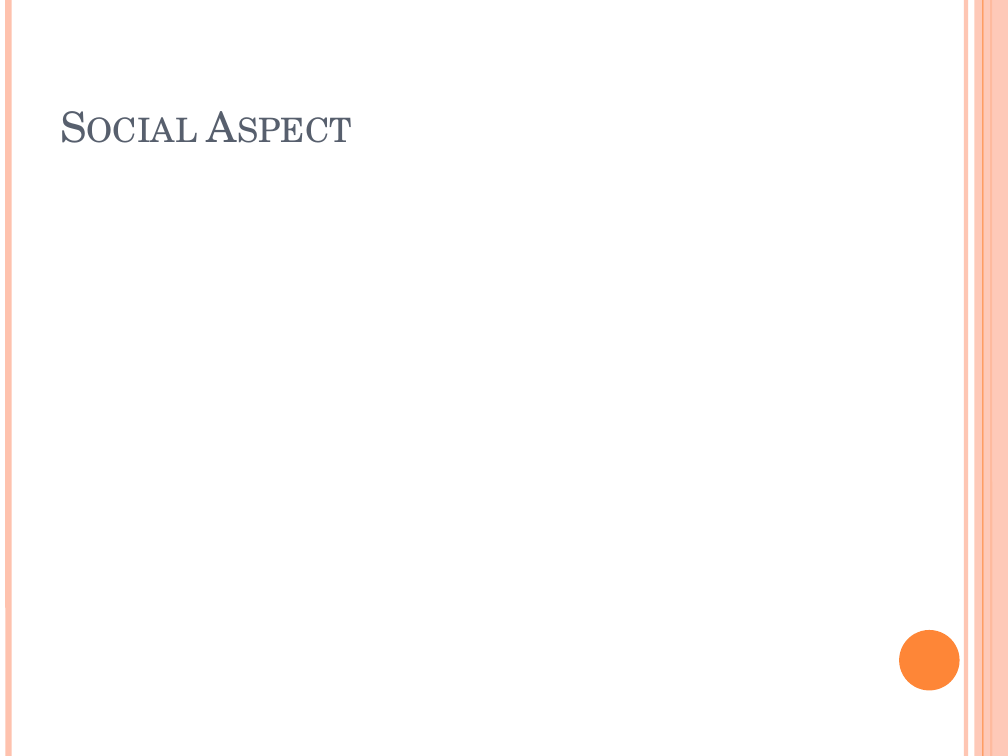
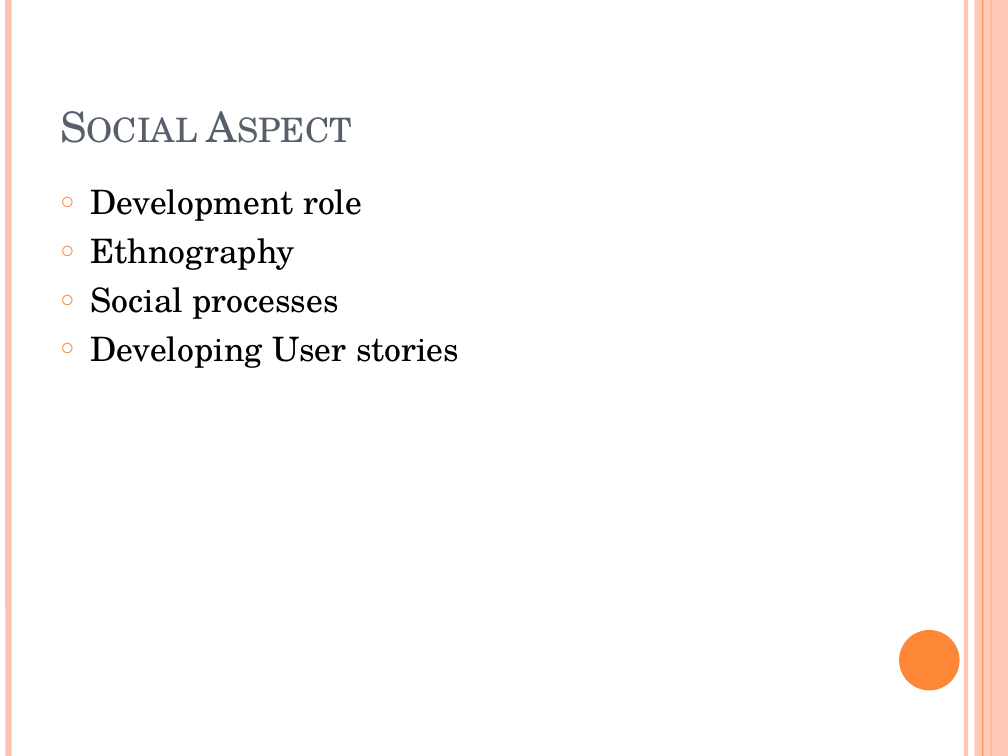
Before and after one commit to bltdevnz/blt.github.io, a slide deck: slide 8 of TechnicalDefense.pptx (slide 7 before the commit). Drawn at 1008x756 pixels with LibreOffice and Linux fonts; fonts in the diff are those of the drawing. Boxes give left, top, right and bottom in pixels: in the first picture for what was removed or moved away, otherwise in the second. Text is boxed around its words. In the diff, an @@ line names an element or a change of style, - is before the commit and + after.

```diff
--- a/TechnicalDefense.pptx
+++ b/TechnicalDefense.pptx
@@ text added at <box>91,189,459,368</box>, 24 pt, text #000000 @@
+○ Development role
+○ Ethnography
+○ Social processes
+○ Developing User stories
```
Also in this commit, not shown: 2 other slides changed, 4 slides added, 3 slides removed.
